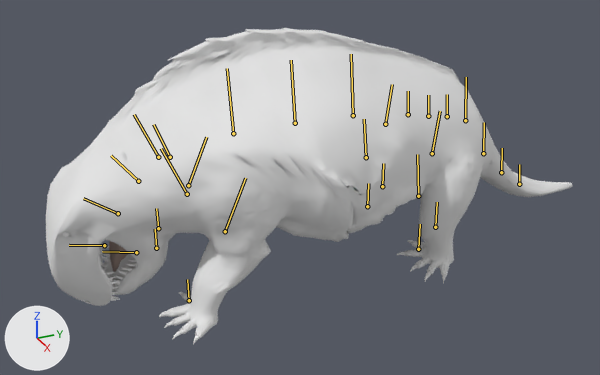
An edit to the glTF model bichos/modelos/moschops.glb, drawn before and after from the same camera.
Both versions are drawn from a camera (50 mm lens) standing at (3.02, -1.44, 1.83) and looking at (0.01, -0.09, 0.33). Lighting does not change. The marker at lower left points along +X, +Y and +Z. The first picture is the older version. Both versions are drawn at frame 50 of the action 'comer'; the numbers are the values there. The bones that change, and the others that lie on the model, are drawn over the model as lines.

The first picture shows 'moschops_malha_0', 'moschops_malha_1', 'moschops_malha_2'.
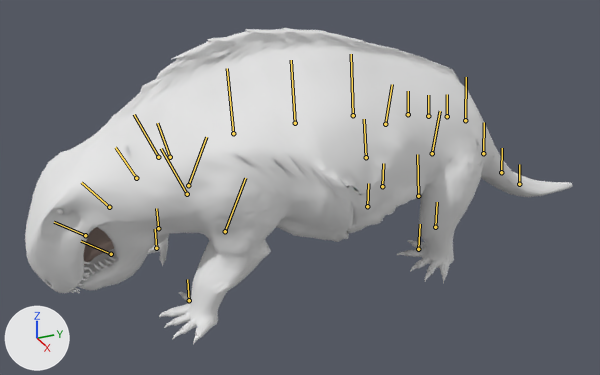
What changed in the scene script:
```text
Change bone_pescoco_1:
    where bone_pescoco_1 = bpy.data.objects['moschops'].pose.bones['pescoco_1']  # child of 'coluna_3'
    bone_pescoco_1.rotation_quaternion: (0.989, 0.149, -0.018, -0.003) -> (0.995, 0.1, -0.018, -0.002)  # degrees (17, -2, -1) -> degrees (11, -2, 0)
Change bone_pescoco_2:
    where bone_pescoco_2 = bpy.data.objects['moschops'].pose.bones['pescoco_2']  # child of 'pescoco_1'
    bone_pescoco_2.rotation_quaternion: (0.989, 0.149, -0.018, -0.003) -> (0.995, 0.1, -0.018, -0.002)  # degrees (17, -2, -1) -> degrees (11, -2, 0)
Change bone_pescoco_3:
    where bone_pescoco_3 = bpy.data.objects['moschops'].pose.bones['pescoco_3']  # child of 'pescoco_2'
    bone_pescoco_3.rotation_quaternion: (0.989, 0.149, -0.018, -0.003) -> (0.995, 0.1, -0.018, -0.002)  # degrees (17, -2, -1) -> degrees (11, -2, 0)
Change bone_cabeca:
    where bone_cabeca = bpy.data.objects['moschops'].pose.bones['cabeca']  # child of 'pescoco_3'
    bone_cabeca.rotation_quaternion: (0.98, 0.198, 0.0, 0.0) -> (0.99, 0.139, 0.0, 0.0)  # degrees (23, 0, 0) -> degrees (16, 0, 0)
```

Location of each change, [x1, y1, x2, y2] in pixels of the pictures (600 x 375 px):
'moschops_malha_0', posed
    before: [46, 28, 573, 345]
    after: [25, 28, 573, 345]
'moschops_malha_2', posed
    before: [109, 241, 129, 272]
    after: [83, 227, 114, 265]
'moschops_malha_1', posed
    before: [63, 232, 136, 301]
    after: [57, 208, 116, 293]
bone 'pescoco_1', root to tip
    before: (170, 157) to (153, 124)
    after: (170, 157) to (157, 123)
bone 'pescoco_2', root to tip
    before: (138, 181) to (111, 155)
    after: (136, 178) to (115, 147)
bone 'pescoco_3', root to tip
    before: (118, 213) to (83, 198)
    after: (109, 207) to (81, 182)
bone 'cabeca', root to tip
    before: (104, 245) to (69, 245)
    after: (85, 235) to (54, 222)
